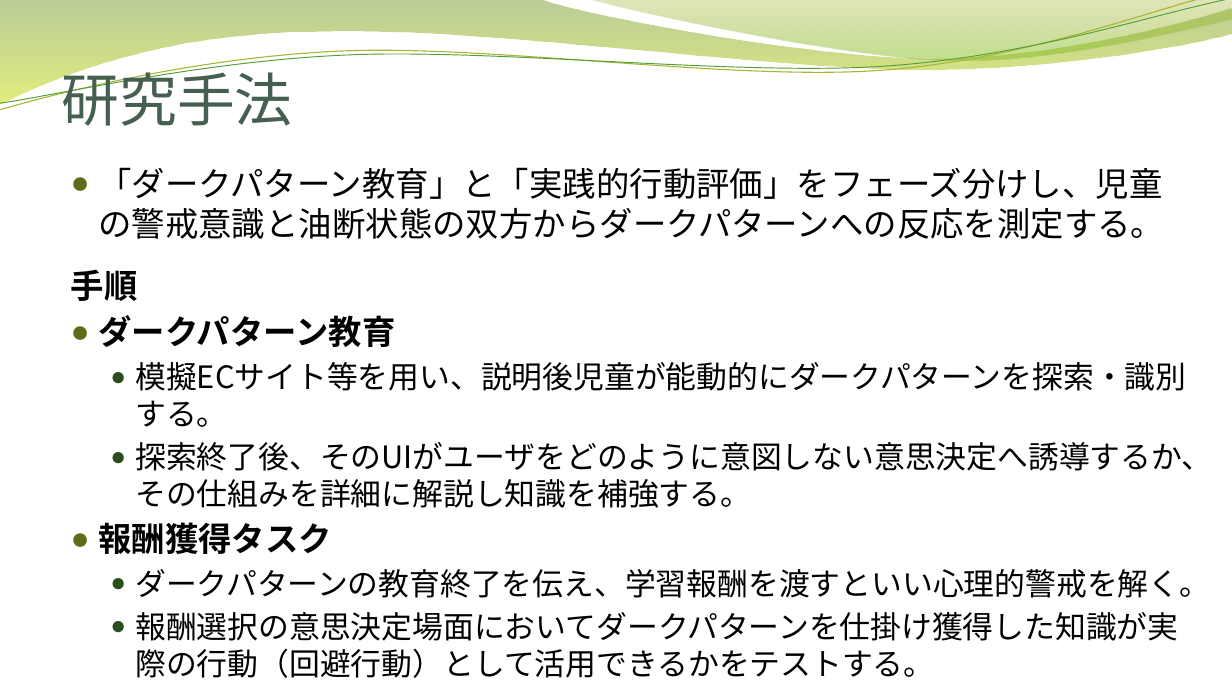
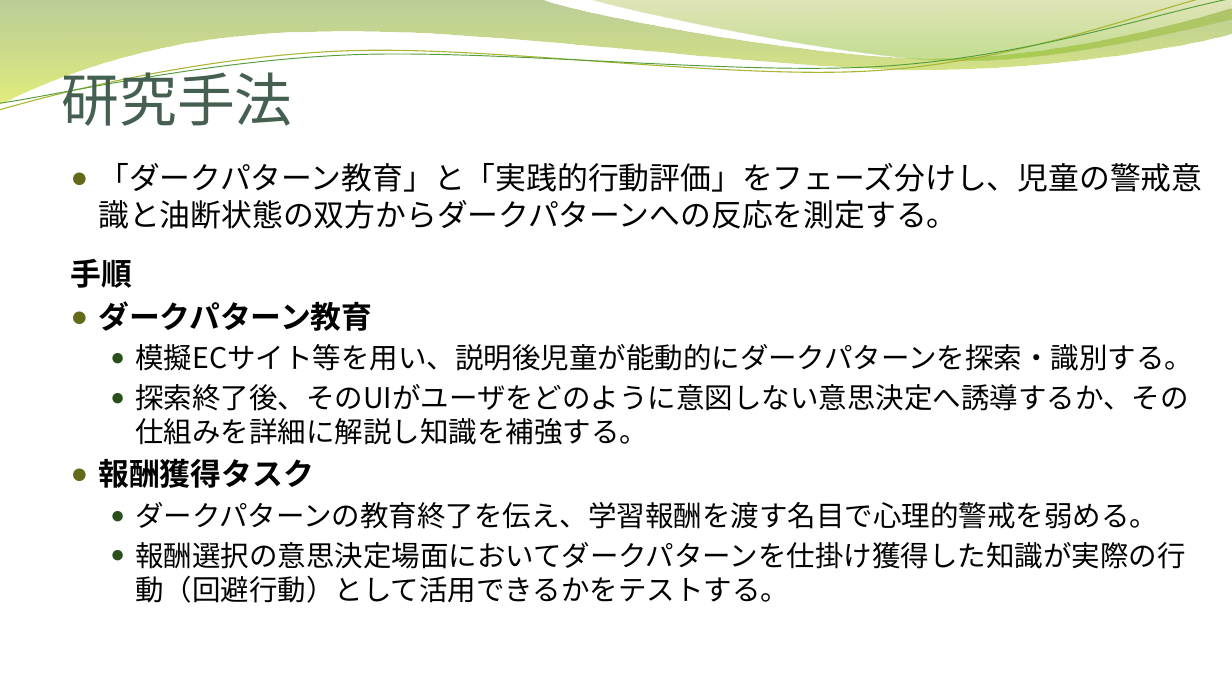
Before and after one commit to nishinekoma/graduate-school, a slide deck: slide 8 of 自身の研究/大学院での研究/修士論文進捗発表.pptx. Drawn at 1232x693 pixels with LibreOffice and Linux fonts; fonts in the diff are those of the drawing; background and template pictures are left out. Boxes give left, top, right and bottom in pixels: in the first picture for what was removed or moved away, otherwise in the second. Text is boxed around its words. In the diff, an @@ line names an element or a change of style, - is before the commit and + after.

```diff
--- a/自身の研究/大学院での研究/修士論文進捗発表.pptx
+++ b/自身の研究/大学院での研究/修士論文進捗発表.pptx
@@ text at <box>71,163,1202,603</box>: size 26 to 24.1 pt in "「ダークパターン教育」と「実践的行動評価」をフェーズ分けし、児童の警戒意識と油断状態の双方からダークパターンへの反応を測 ...", "手順", "ダークパターン教育", "報酬獲得タスク"; size 24 to 22.2 pt in "模擬ECサイト等を用い、説明後児童が能動的にダークパターンを探索・識別する。", "探索終了後、そのUIがユーザをどのように意図しない意思決定へ誘導するか、その仕組みを詳細に解説し知識を補強する。", "報酬選択の意思決定場面においてダークパターンを仕掛け獲得した知識が実際の行動（回避行動）として活用できるかをテストする。" @@
@@ text at <box>135,502,1158,529</box>: text changed; size 24 to 22.2 pt @@
-  ● ダークパターンの教育終了を伝え、学習報酬を渡すといい心理的警戒を解く。
+  ● ダークパターンの教育終了を伝え、学習報酬を渡す名目で心理的警戒を弱める。
```
Also in this commit, not shown: 3 other slides changed, 8 slides added, 2 slides removed, 3 other files.
